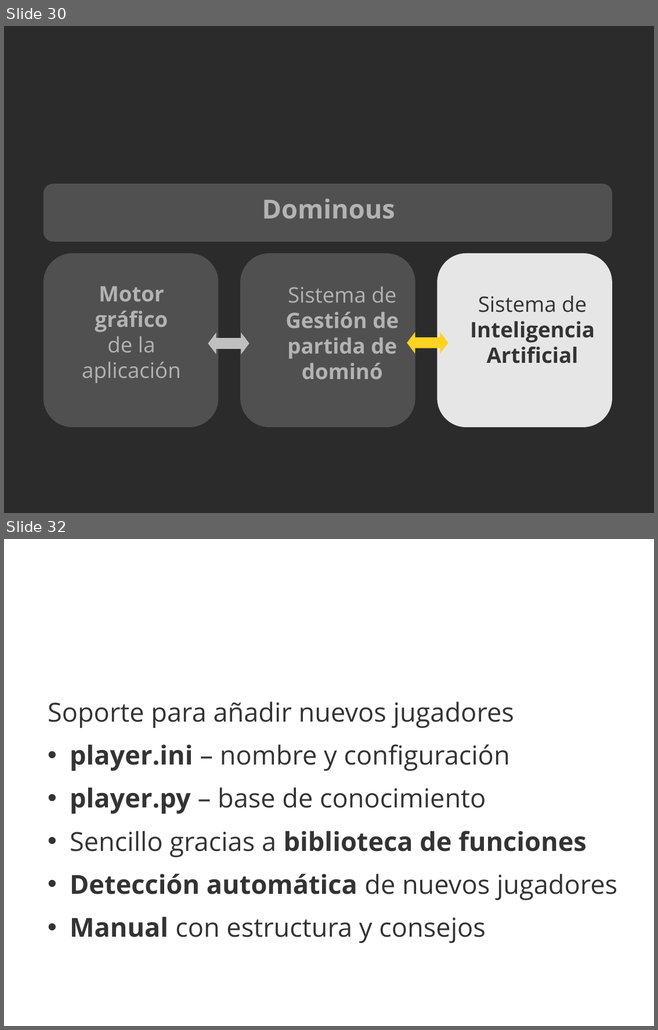
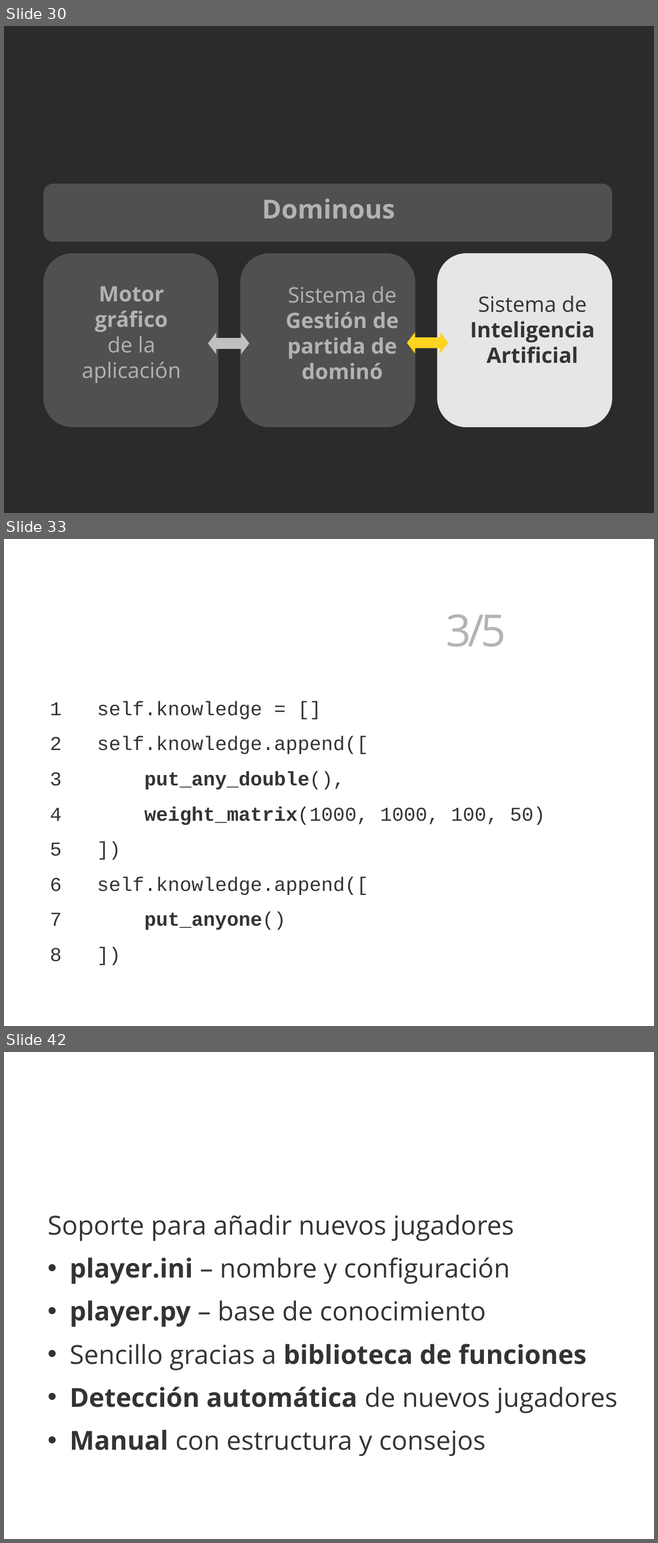
Before and after one commit to 3oheme/dominous, a slide deck: docs/presentacion/presentacion.odp. Shown one above the other, each under a label of ours: slides 30 and 32 before the commit, slides 30, 33 and 42 after it; the slides between them are not shown. The pictures are 658x1030 and 658x1543 pixels, drawn with LibreOffice and Linux fonts; fonts in the diff are those of the drawing; background and template pictures are left out; a plain dark background stands for a picture behind light text. Boxes give left, top, right and bottom in pixels: in the first picture for what was removed or moved away, otherwise in the second. Text is boxed around its words. In the diff, an @@ line names an element or a change of style, - is before the commit and + after.

```diff
--- a/docs/presentacion/presentacion.odp
+++ b/docs/presentacion/presentacion.odp
@@ slide 33 added at [4,539,654,1026], background picture (left out) @@
@@ text added at [446,614,506,647], 54 pt, text #FFFFFF, bold @@
+Inteligencia Artificial 3/5
@@ text added at [50,701,545,930], 24 pt, text #333333 @@
+1 self.knowledge = []
+2 self.knowledge.append([
+3 put_any_double(),
+4 weight_matrix(1000, 1000, 100, 50)
+5 ])
+6 self.knowledge.append([
+7 put_anyone()
+8 ])
@@ what was slide 32 is now slide 42 @@
```
Also in this commit, not shown: 1 slide changed, 9 other slides added.
